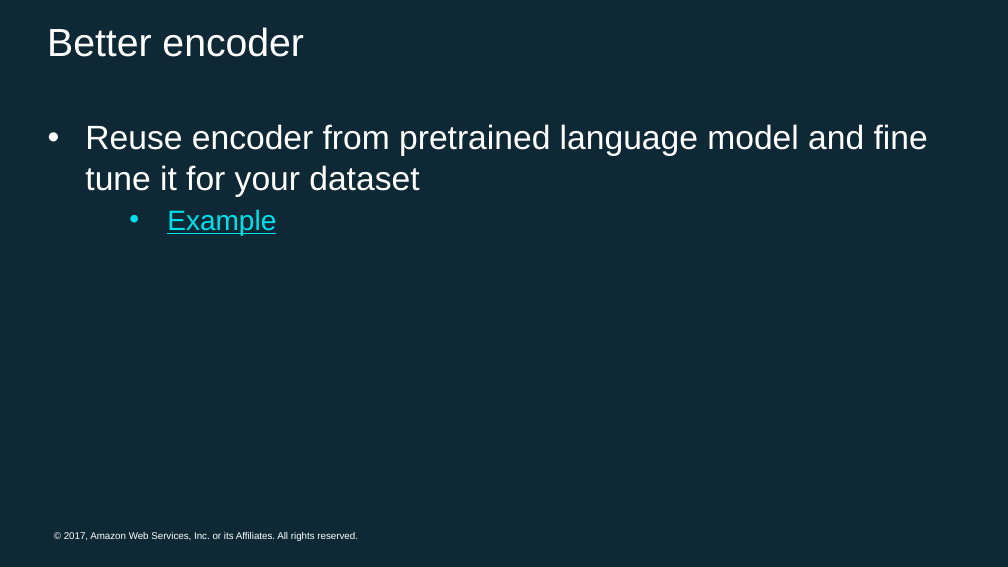
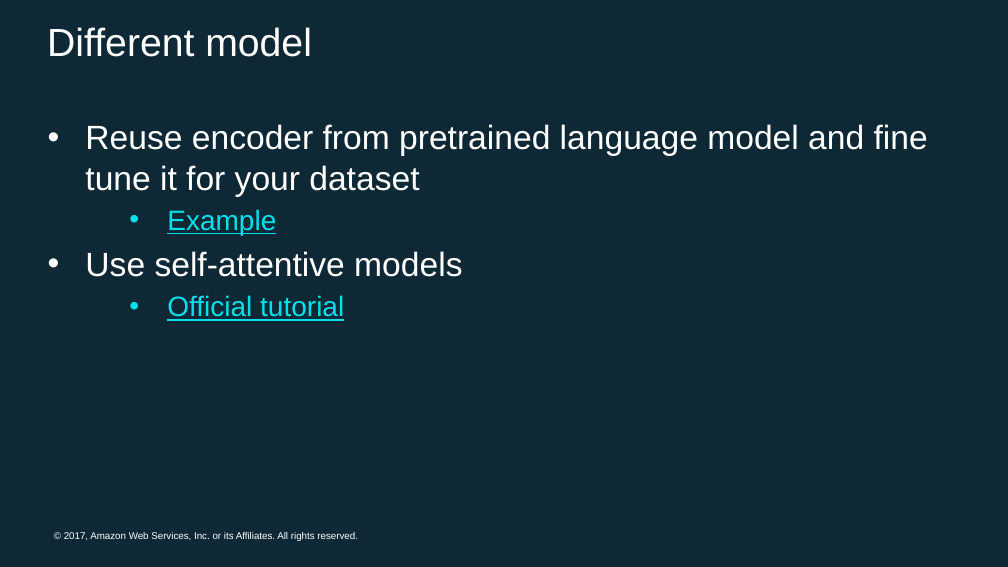
Before and after one commit to Ishitori/MXNetWorkshopHongKong, a slide deck: slide 11 of bicoded_sentiment_analysis/sentiment_anaysis.pptx. Drawn at 1008x567 pixels with LibreOffice and Linux fonts; fonts in the diff are those of the drawing; background and template pictures are left out. Boxes give left, top, right and bottom in pixels: in the first picture for what was removed or moved away, otherwise in the second. Text is boxed around its words. In the diff, an @@ line names an element or a change of style, - is before the commit and + after.

```diff
--- a/bicoded_sentiment_analysis/sentiment_anaysis.pptx
+++ b/bicoded_sentiment_analysis/sentiment_anaysis.pptx
@@ title at [47,27,312,57]: text changed @@
-Better encoder
+Different model
@@ text at [85,251,462,321]: paragraphs added @@
+• Use self-attentive models
+  • Official tutorial
```
Also in this commit, not shown: 2 other files.
